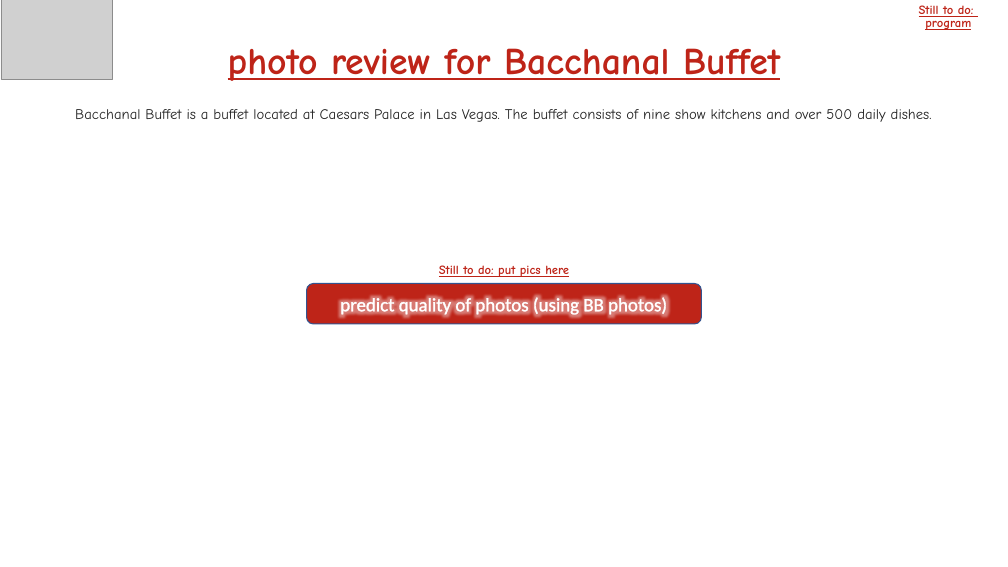
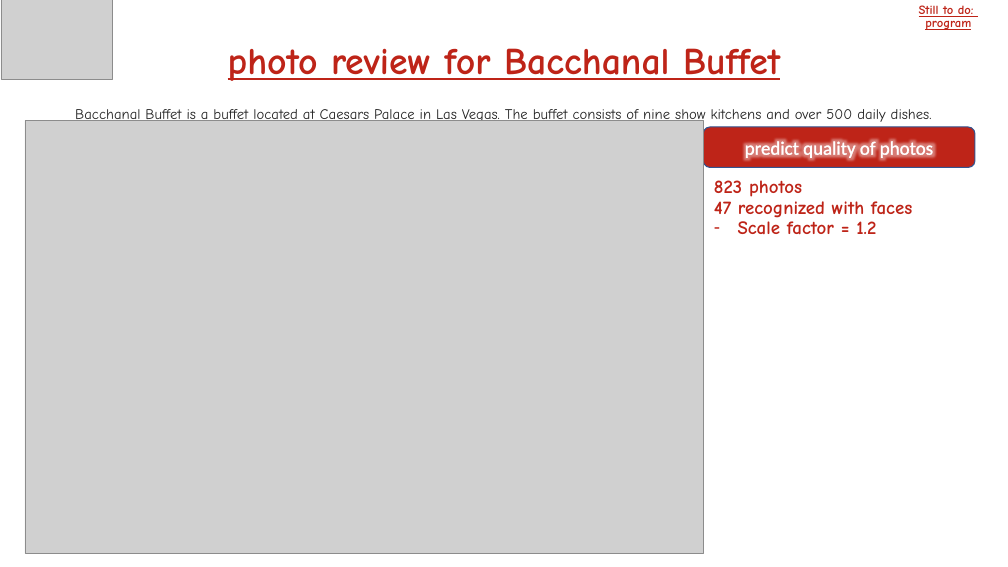
Before and after one commit to dev5680/DRTFinalProject, a slide deck: slide 15 of DRT_Thinking.pptx. Drawn at 1008x567 pixels with LibreOffice and Linux fonts; fonts in the diff are those of the drawing; grey boxes stand for pictures. Boxes give left, top, right and bottom in pixels: in the first picture for what was removed or moved away, otherwise in the second. Text is boxed around its words. In the diff, an @@ line names an element or a change of style, - is before the commit and + after.

```diff
--- a/DRT_Thinking.pptx
+++ b/DRT_Thinking.pptx
@@ picture added at (25, 121, 703, 554) @@
@@ rounded rectangle "predict quality of photos": place and size @@
-rounded rectangle "predict quality of photos" at (307, 284, 702, 324)
+rounded rectangle "predict quality of photos" at (703, 127, 975, 167)
@@ text in rounded rectangle at (745, 139, 933, 160): text changed @@
-predict quality of photos (using BB photos)
+predict quality of photos
@@ text added at (714, 180, 912, 235), 18 pt, text #BE2418, bold @@
+823 photos
+47 recognized with faces
+– Scale factor = 1.2
@@ text removed at (439, 265, 569, 277) @@
-Still to do: put pics here
```
Also in this commit, not shown: 8 other slides changed, 3 slides added, 2 slides removed.
